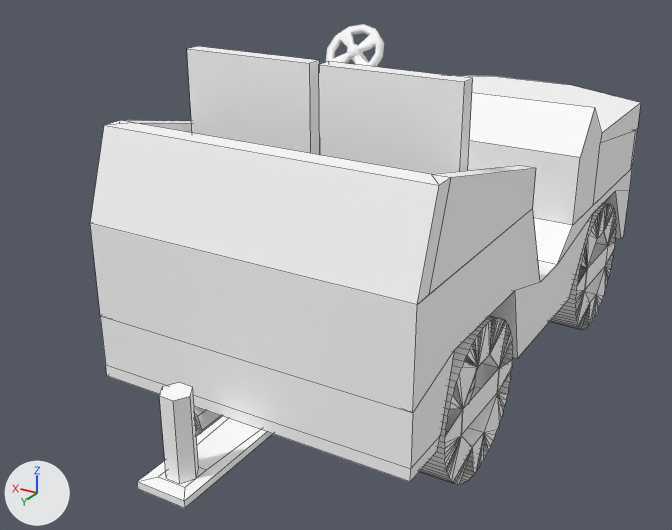
Before and after pictures for a commit that changed the FBX model Assets/Models/LuggerMainChassisDRIFT.fbx.
Camera for both pictures: a 50 mm lens placed at (-0.862, 1.878, 0.695), pointed at (0.09, 0.292, -0.099). Every picture has the same lights, and +X, +Y and +Z are marked at lower left. Mesh edges are drawn as thin lines on the coarser meshes. Where no turn or scale is listed for an object, it has been applied to the vertices.

The first picture shows 'BackBrace', 'BackBumper', 'CartPuller', 'DriverSeat', 'EngineBay', 'FrontRightWheel', 'Hood', 'LuggerMainChassisDRIFT', 'PassengerSeat', 'RearRightWheel', 'SteeringWheel'.
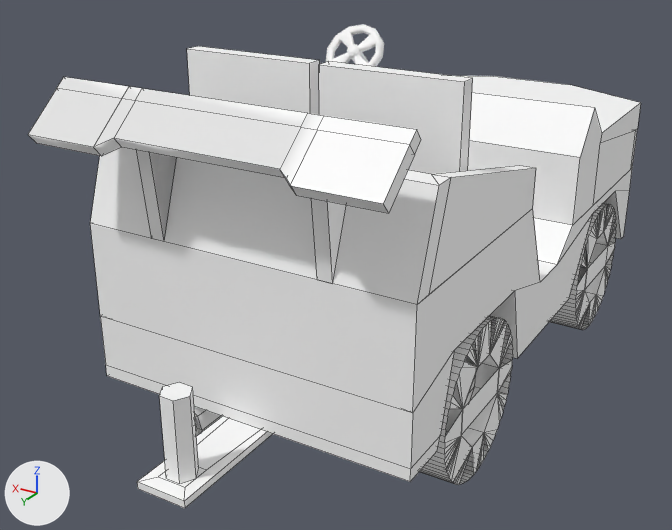
Location of each change, [x1, y1, x2, y2] in pixels of the pictures (672 x 530 px):
'DriftSpoiler', added
    after: [28, 77, 421, 284]

The change, as a diff of the scene's bpy script:
```diff
--- a/Assets/Models/LuggerMainChassisDRIFT.fbx.py
+++ b/Assets/Models/LuggerMainChassisDRIFT.fbx.py
@@ me_mesh_021 @@
+me_mesh_021.from_pydata(...)  # 44 vertices, 42 faces; spans x -0.328..0.328, y -0.085..0.085, z -0.134..0.134
+me_mesh_021.materials.append(mat_colorpalletemat)  # its picture is missing
@@ ob_driftspoiler @@
+ob_driftspoiler = bpy.data.objects.new('DriftSpoiler', me_mesh_021)
+ob_driftspoiler.location = (0.0, 0.783, 0.236)
```
